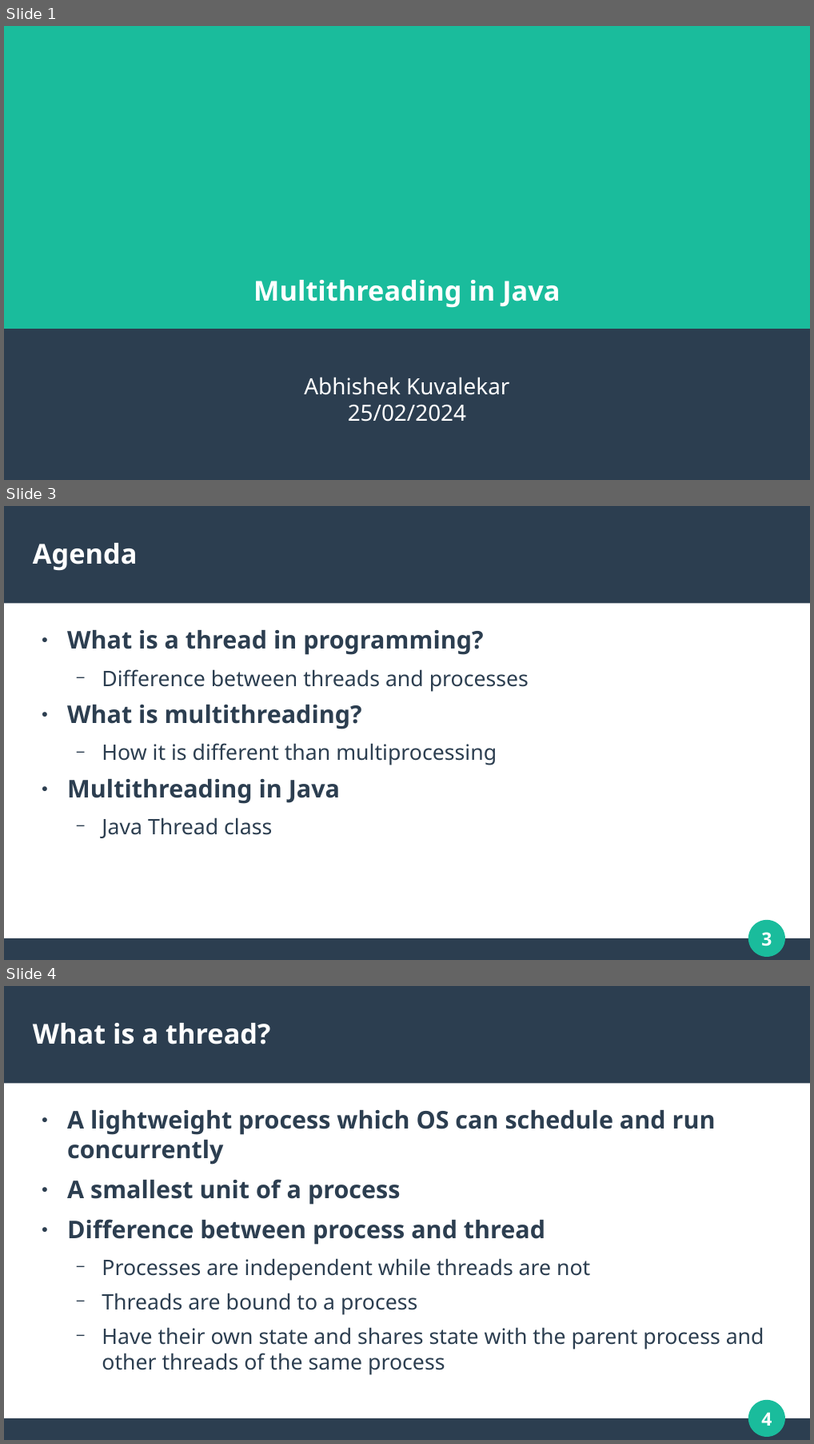
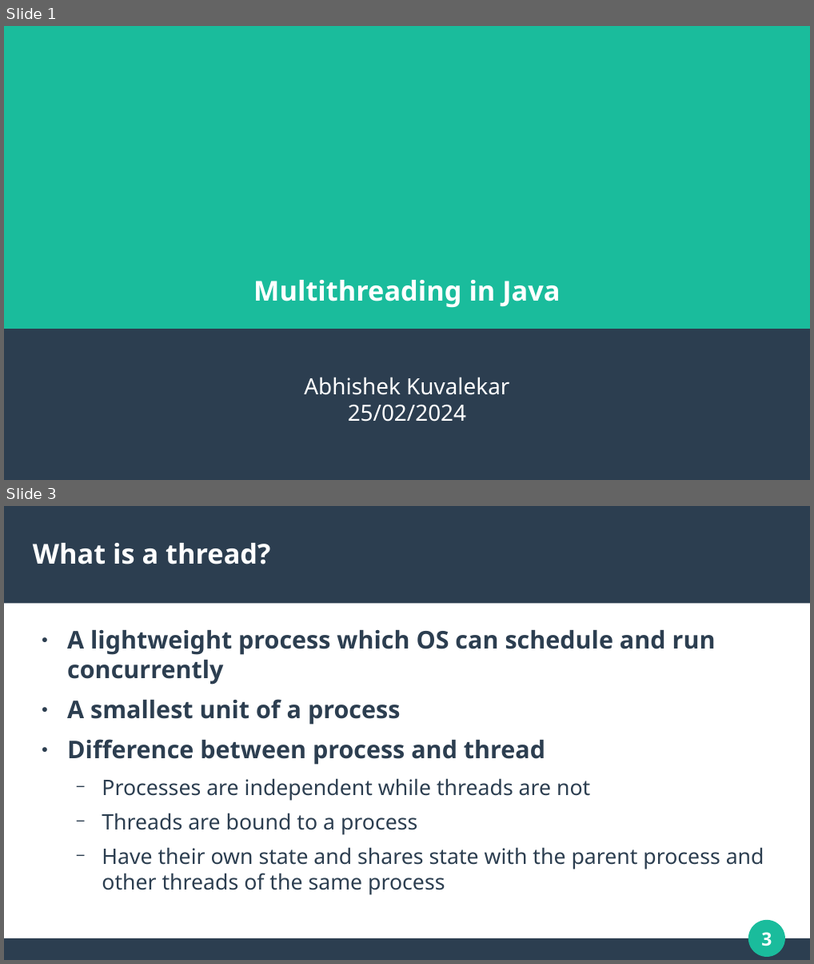
Before and after one commit to Abhishek-Kuvalekar/multithreading-java, a slide deck: Presentation.odp. Shown one above the other, each under a label of ours: slides 1, 3 and 4 before the commit, slides 1 and 3 after it; the slides between them are not shown. The pictures are 814x1444 and 814x964 pixels, drawn with LibreOffice and Linux fonts; fonts in the diff are those of the drawing. Boxes give left, top, right and bottom in pixels: in the first picture for what was removed or moved away, otherwise in the second. Text is boxed around its words. In the diff, an @@ line names an element or a change of style, - is before the commit and + after.

```diff
--- a/Presentation.odp
+++ b/Presentation.odp
@@ slide 3 removed at [4,506,810,960], background #FFFFFF; not listed: 4 template elements that a slide beside it also shows @@
@@ title removed at [33,543,138,571] @@
-Agenda
@@ text removed at [67,630,529,838] @@
-● What is a thread in programming?
-  − Difference between threads and processes
-● What is multithreading?
-  − How it is different than multiprocessing
-● Multithreading in Java
-  − Java Thread class
@@ what was slide 4 is now slide 3 @@
@@ page number at [762,932,772,946]: text changed @@
-4
+3
```
Also in this commit, not shown: 1 slide changed, 9 slides added, 6 other files.
